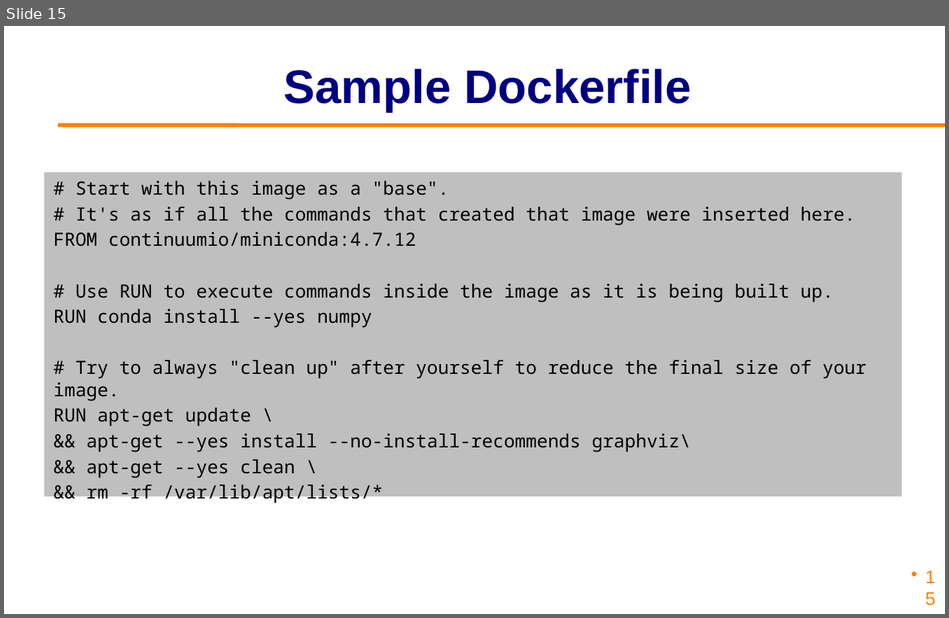
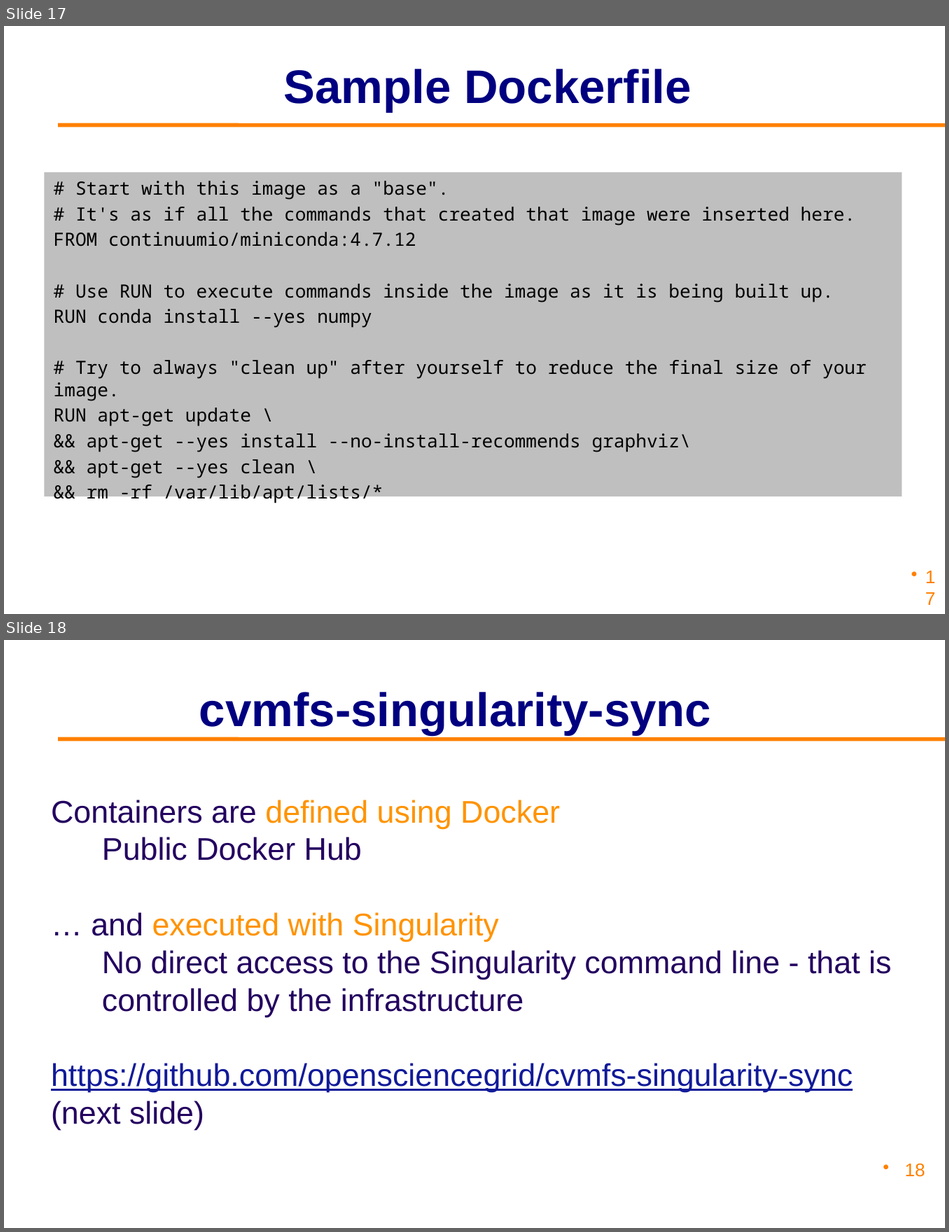
Before and after one commit to osg-htc/virtual-school-2021, a slide deck: docs/materials/gpus/files/osgvsp21-gpus-containers.pptx. Shown one above the other, each under a label of ours: slide 15 before the commit, slides 17 and 18 after it. The pictures are 949x618 and 949x1232 pixels, drawn with LibreOffice and Linux fonts; fonts in the diff are those of the drawing; background and template pictures are left out. Boxes give left, top, right and bottom in pixels: in the first picture for what was removed or moved away, otherwise in the second. Text is boxed around its words. In the diff, an @@ line names an element or a change of style, - is before the commit and + after.

```diff
--- a/docs/materials/gpus/files/osgvsp21-gpus-containers.pptx
+++ b/docs/materials/gpus/files/osgvsp21-gpus-containers.pptx
@@ slide 18 added at bbox=[4, 640, 945, 1228], background #FFFFFF; not listed: 1 template element that a slide beside it also shows @@
@@ title added at bbox=[199, 692, 711, 735], 36 pt, text #000080, bold @@
+cvmfs-singularity-sync
@@ text added at bbox=[51, 800, 891, 1130], 24 pt, text #23005F @@
+Containers are defined using Docker
+  Public Docker Hub
+… and executed with Singularity
+  No direct access to the Singularity command line - that is controlled by the infrastructure
+https://github.com/opensciencegrid/cvmfs-singularity-sync (next slide)
@@ page number added at bbox=[905, 1163, 925, 1177], 14 pt, text #FF8000 @@
+18
@@ what was slide 15 is now slide 17 @@
@@ page number at bbox=[901, 575, 945, 614]: text changed @@
-15
+17
```
Also in this commit, not shown: 1 slide changed, 5 other slides added, 1 other file.
